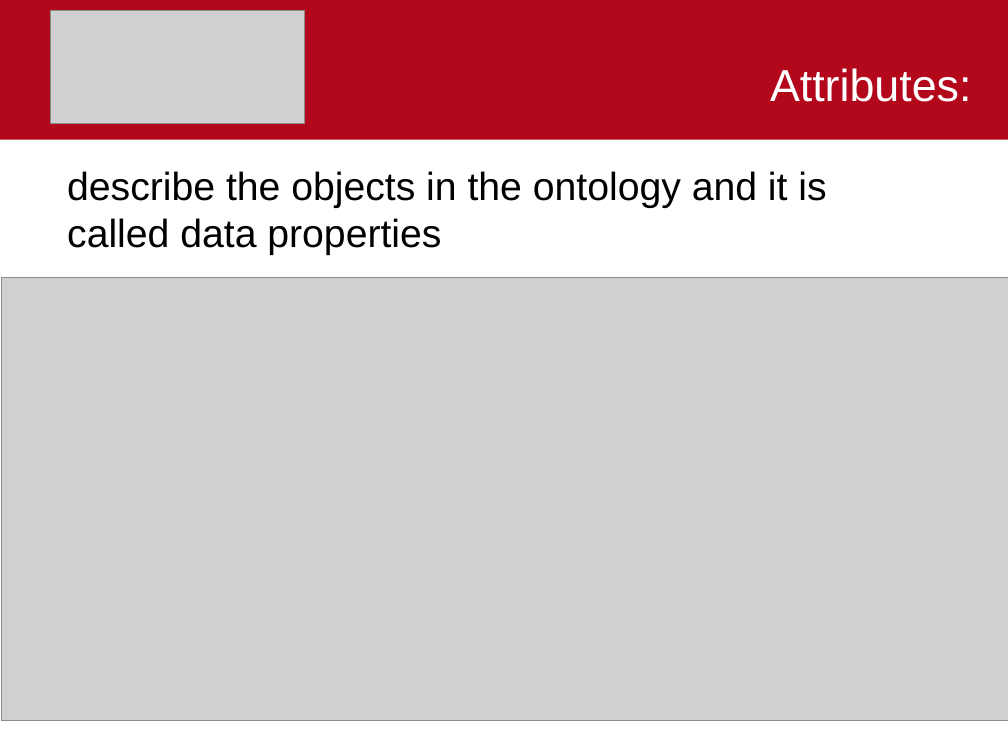
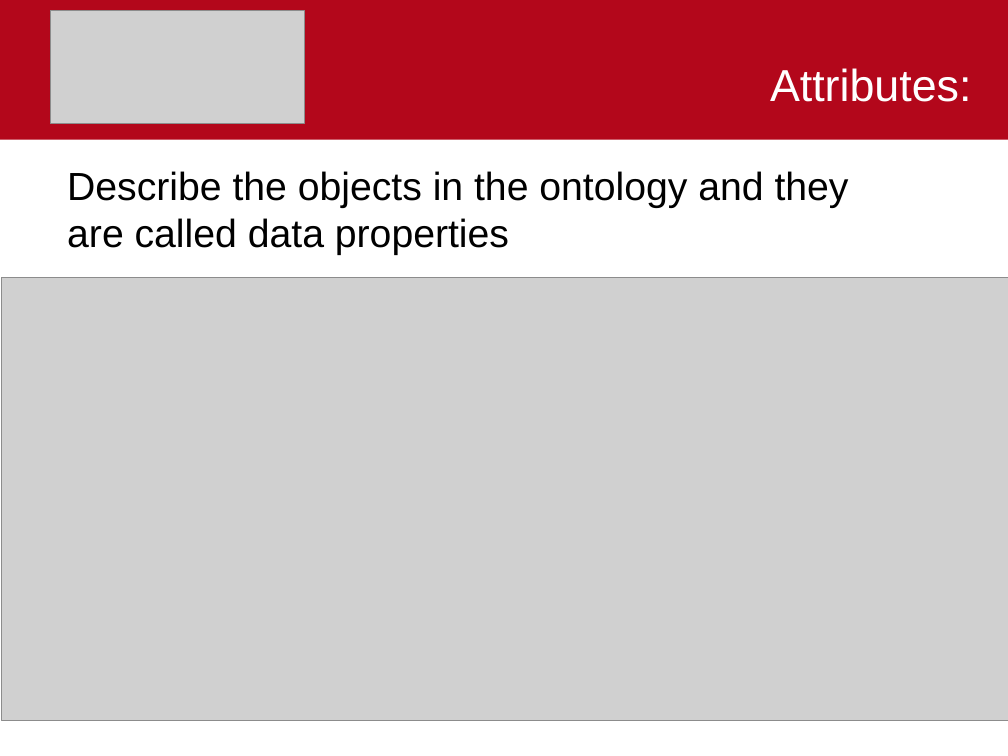
Before and after one commit to Irfankhnunipd/DB2-2022-2023, a slide deck: slide 9 of presentation.pptx. Drawn at 1008x756 pixels with LibreOffice and Linux fonts; fonts in the diff are those of the drawing; grey boxes stand for pictures. Boxes give left, top, right and bottom in pixels: in the first picture for what was removed or moved away, otherwise in the second. Text is boxed around its words. In the diff, an @@ line names an element or a change of style, - is before the commit and + after.

```diff
--- a/presentation.pptx
+++ b/presentation.pptx
@@ text at <box>67,171,849,255</box>: text changed @@
-describe the objects in the ontology and it is called data properties
+Describe the objects in the ontology and they are called data properties
```
Also in this commit, not shown: 7 other slides changed.
